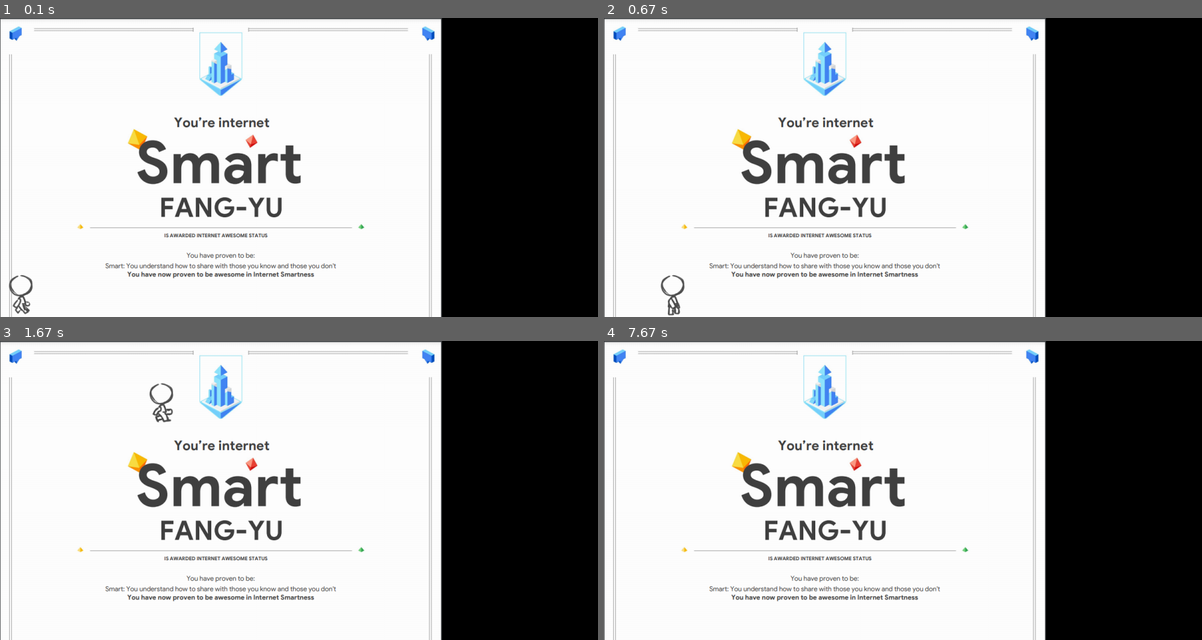
Above: before the commit, frames 1-4 (two rows, left to right).
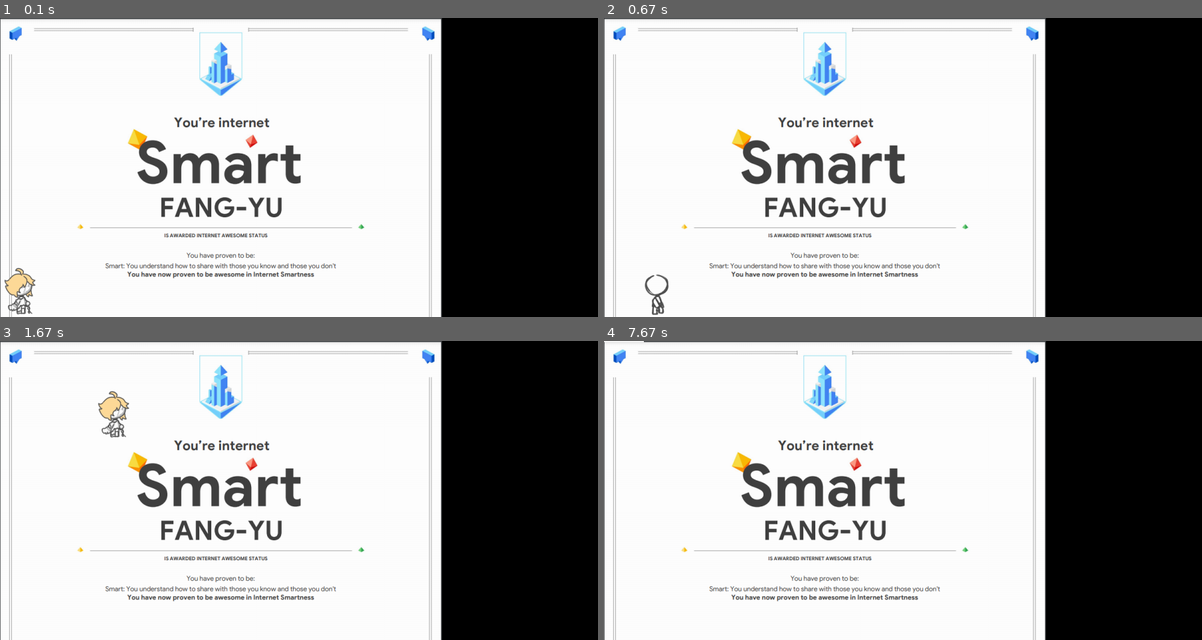
Above: after the commit, the same moments.

Repository: 11132020Emily/2023_2012-2020_pygame
Game: pygame game, started from #最近更新_2023_0607.py
The game is run twice, just before and just after one commit, with the same random seed, the same clock (stepped at 60 frames per second) and the same inputs.
Inputs:
- Up to frame 1 (0.1 s): no input
- Up to frame 2 (0.67 s): hold Right from 0.33 s (still down)
- Up to frame 3 (1.67 s): release Right at 0.8 s; hold Up 0.83-1.13 s; hold Right 1.17-1.63 s
- Up to frame 4 (7.67 s): hold Left 1.67-2.2 s; hold Left 2.23-2.63 s; hold Up 2.67-3.03 s; hold Left from 7.63 s (still down)

The runs differ from the first frame. In frame 1, 0.4% of the frame differs, in the area x 0-6%, y 83-100%; in frame 2, 0.4%; in frame 3, 0.7%, in the area x 16-29%, y 14-33%; in frame 4, less than 0.1%.

Commit message:
testing_gravity_3ways_uplaoding

Diff:
--- a/#最近更新_2023_0607.py
+++ b/#最近更新_2023_0607.py
@@ -10,71 +10,92 @@
 
 #主角的class
 class Player :
+    #初始化設定
     def __init__(self, image, position) :
         self.image = image
         self.position = position
-
-    def playermove(self, key, bg, isjump, speed, right, position, screen):
-        self.key = key
-        self.bg = bg
-        self.isjump = isjump
-        self.right = right
-        self.position = position
-        self.screen = screen
-        self.speed = speed
-        speedtest = 3
-        if key == pg.K_UP :
-            speed[1] -= speedtest+13
-            screen.blit(bg, position, position)
-            isjump[0] = 1
-        if not(key == pg.K_UP):
-            isjump[0] = 0
-        if key == pg.K_LEFT:
-            speed[0] -= speedtest
-            screen.blit(bg, position, position)
-            right[0] = 0
-            isjump[0] = 0
-        if key == pg.K_RIGHT:
-            speed[0] += speedtest
-            screen.blit(bg, position, position)
-            right[0] = 1
-            isjump[0] = 0
-
-    def gravity(self, bg, gra, isjump, position, screen):
+    #移動設定
+    def playermove(self, bg, jump, speed, right,  position, screen, keylist):
+        speedtest = 2
+        if len(keylist) == 2:
+            if (keylist[0]=='right' and keylist[1]=='up') or \
+                (keylist[1]=='right' and keylist[0]=='up'):
+                speed[0] += speedtest
+                speed[1] -= speedtest+13
+                screen.blit(bg, position, position)
+                right[0] = 1
+                jump[0] = 1
+            if(keylist[0]=='left' and keylist[1]=='up') or \
+                (keylist[1]=='left' and keylist[0]=='up'):
+                speed[0] -= speedtest
+                speed[1] -= speedtest+13
+                screen.blit(bg, position, position)
+                right[0] = 0
+                jump[0] = 1
+        if len(keylist) == 1:
+            if keylist[0] == 'left':
+                speed[0] -= speedtest
+                screen.blit(bg, position, position)
+                right[0] = 0
+                jump[0] = 0
+            if keylist[0] == 'right':
+                speed[0] += speedtest
+                screen.blit(bg, position, position)
+                right[0] = 1
+                jump[0] = 0
+            if keylist[0] == 'up':
+                speed[1] -= speedtest+13
+                screen.blit(bg, position, position)
+                jump[0] = 1
+    #重力
+    def gravity(self, bg, gra, jump, position, screen):
         self.bg = bg
         self.gra = gra
-        self.isjump = isjump
+        self.jump = jump
         self.position = position
         self.screen = screen
         screen.blit(bg, position, position)
-        if isjump[0] == 1:
+        if jump[0] == 1:
             gra[1] = 0
         elif position[1] >= 500:
-            gra[1] += 1
+            gra[1] = 0
             position[1] = 500
         else:
             gra[1] += 1
 
 #圖片下載
-imm1 = pg.image.load('player1.png').convert_alpha()
-imm2 = pg.image.load('player2.png').convert_alpha()
-imm3 = pg.image.load('player3.png').convert_alpha()
-imm4 = pg.image.load('player4.png').convert_alpha()
-imm5 = pg.image.load('player1.png').convert()
-imm6 = pg.image.load('player2.png').convert()
-imm7 = pg.image.load('player3.png').convert()
-imm8 = pg.image.load('player4.png').convert()
-imm9 = pg.image.load('player6.png').convert_alpha()
-mybg = pg.image.load('google interland smart.png').convert()
+imm1 = pg.image.load\
+    ('player1.png').convert_alpha()
+imm2 = pg.image.load\
+    ('player2.png').convert_alpha()
+imm3 = pg.image.load\
+    ('player3.png').convert_alpha()
+imm4 = pg.image.load\
+    ('player4.png').convert_alpha()
+imm5 = pg.image.load\
+    ('player1.png').convert()
+imm6 = pg.image.load\
+    ('player2.png').convert()
+imm7 = pg.image.load\
+    ('player3.png').convert()
+imm8 = pg.image.load\
+    ('player4.png').convert()
+imm9 = pg.image.load\
+    ('player6.png').convert()
+imm10 = pg.image.load\
+    ('player6.png').convert_alpha()
+mybg = pg.image.load\
+    ('google interland smart.png').convert()
 
 #主角設定
-immlist = [imm1, imm2, imm3, imm4, imm5, imm6, imm7, imm8, imm9]
+immlist = [imm1, imm2, imm3, imm4, imm5, imm6, imm7, imm8, imm9, imm10]
 immselect = 0
 immpos = immlist[immselect].get_rect()
 immpos[1] = 500
 imm = Player
 imm.__init__(imm, immlist[immselect], immpos)
 immright = [0]
+immkeylist = []
 
 #初始顯示設定
 myscreen.blit(mybg, (0, 0))
@@ -85,8 +106,8 @@
 while running:
     #重力
     mygra = [0, 0]
-    immisjump = [0]
-    imm.gravity(imm, mybg, mygra, immisjump, immpos, myscreen)
+    immjump = [0]
+    imm.gravity(imm, mybg, mygra, immjump, immpos, myscreen)
     immpos = immpos.move(mygra)
     myscreen.blit(immlist[immselect], immpos)
     for event in pg.event.get():
@@ -97,16 +118,34 @@
             sys.exit()
         #偵測到有按鍵按下
         if event.type == pg.KEYDOWN:
+            if event.key == pg.K_UP and not('up' in immkeylist):
+                immkeylist.append('up')
+            if event.key == pg.K_RIGHT and not('right' in immkeylist):
+                immkeylist.append('right')
+            if event.key == pg.K_LEFT and not('left' in immkeylist):
+                immkeylist.append('left')
+        #按鍵鬆開或串列過長
+        if event.type == pg.KEYUP or len(immkeylist)>=3:
+            if event.key == pg.K_UP and 'up' in immkeylist:
+                immkeylist.remove('up')
+            if event.key == pg.K_RIGHT and 'right' in immkeylist:
+                immkeylist.remove('right')
+            if event.key == pg.K_LEFT and 'left' in immkeylist:
+                immkeylist.remove('left')
+        #行走
+        if event.type != pg.QUIT:
+            print(immkeylist)
             immspeed = [0, 0]
-            imm.playermove(imm, event.key, mybg, immisjump, immspeed, immright, immpos, myscreen)
+            imm.playermove(imm, mybg, immjump, immspeed, immright, immpos, myscreen, immkeylist)
             immpos = immpos.move(immspeed)
-            immselect = int(immpos[0]/30) % 4
-            if immright[0] == 0:
+            immselect = int(immpos[0]/20) % 4
+            if immjump[0] == 1:
+                immselect = 8
+            elif immright[0] == 0:
                 immselect += 4
-            if immisjump[0] == 1:
-                immselect = 8
+            if len(immkeylist) == 0:
+                immselect = 9
             myscreen.blit(immlist[immselect], immpos)
-
     #更新視窗內容
     pg.display.flip()
     #重複偵測
